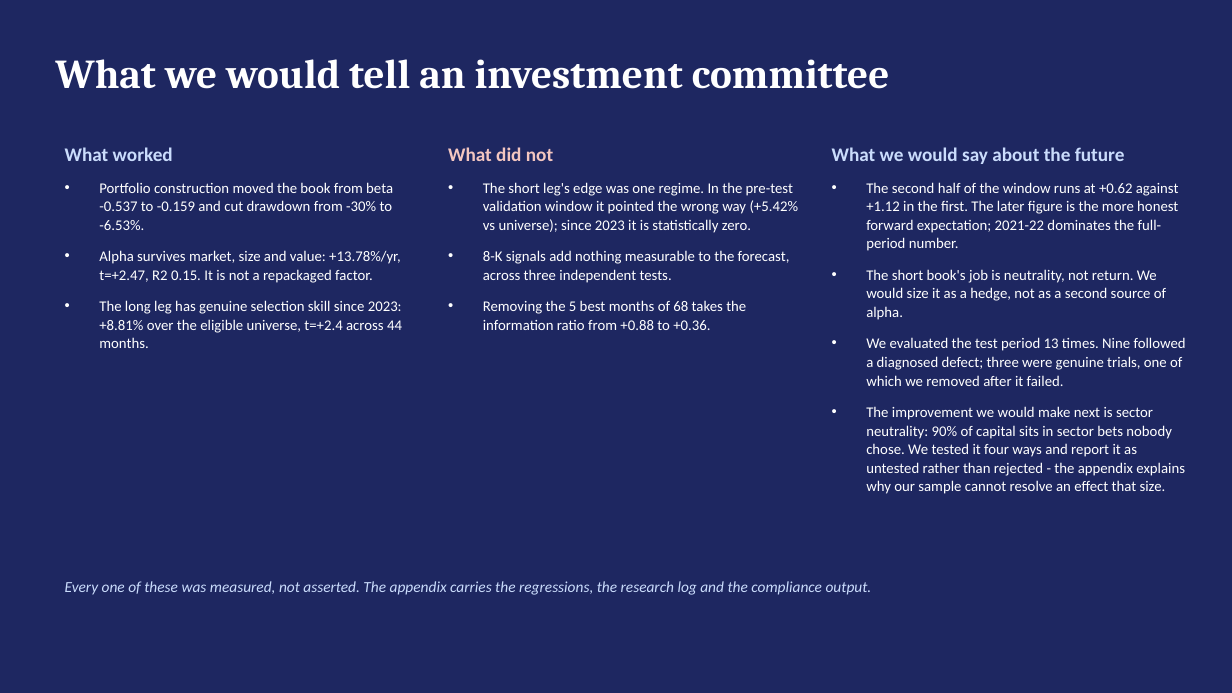
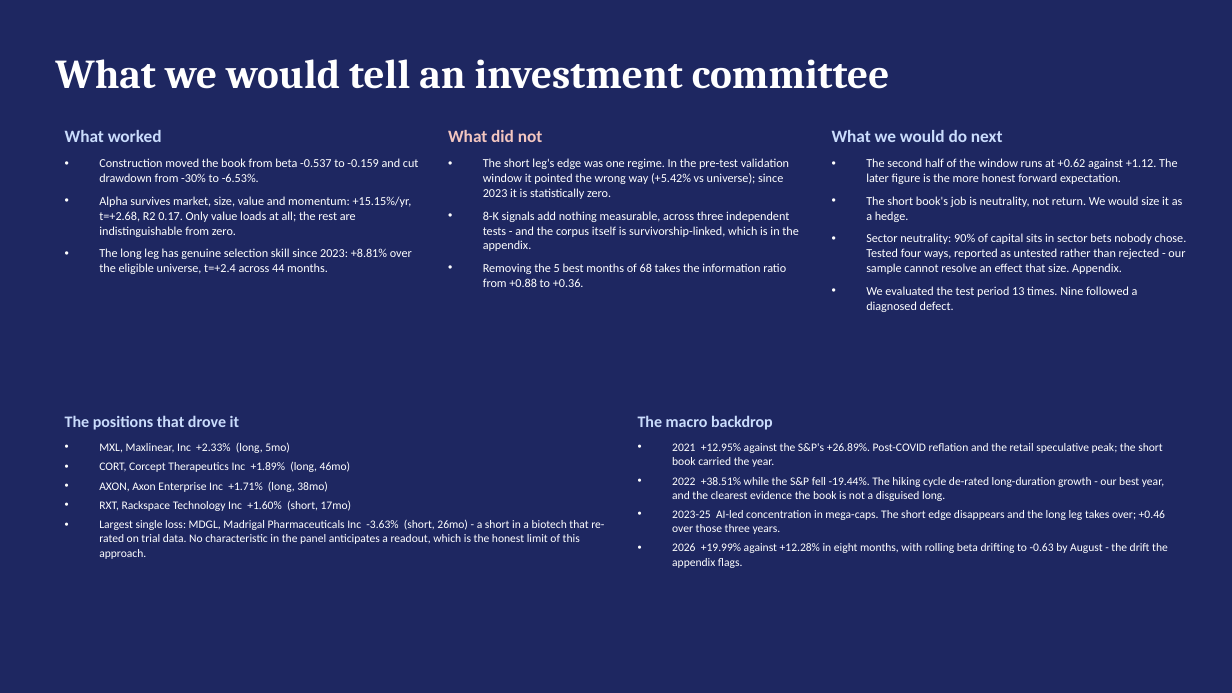
Before and after one commit to TonyTran03/hackathonfiam_zzz, a slide deck: slide 8 of 05_submission/FIAM_deck.pptx. Drawn at 1232x693 pixels with LibreOffice and Linux fonts; fonts in the diff are those of the drawing. Boxes give left, top, right and bottom in pixels: in the first picture for what was removed or moved away, otherwise in the second. Text is boxed around its words. In the diff, an @@ line names an element or a change of style, - is before the commit and + after.

```diff
--- a/05_submission/FIAM_deck.pptx
+++ b/05_submission/FIAM_deck.pptx
@@ text "What worked": place and size @@
-text "What worked" at bbox=[65, 147, 173, 161]
+text "What worked" at bbox=[65, 130, 162, 142]
@@ text "What worked" at bbox=[65, 130, 162, 142]: size 15 to 13.5 pt @@
@@ text "What did not": place and size @@
-text "What did not" at bbox=[448, 147, 553, 161]
+text "What did not" at bbox=[448, 130, 543, 142]
@@ text "What did not" at bbox=[448, 130, 543, 142]: size 15 to 13.5 pt @@
@@ text at bbox=[832, 130, 1003, 142]: text changed; size 15 to 13.5 pt @@
-What we would say about the future
+What we would do next
@@ text "Construction moved the book from ...": place and size @@
-text "Construction moved the book from ..." at bbox=[99, 182, 402, 348]
+text "Construction moved the book from ..." at bbox=[99, 158, 419, 274]
@@ text at bbox=[99, 158, 419, 237]: text changed; size 11.5 to 9.5 pt @@
-• Portfolio construction moved the book from beta -0.537 to -0.159 and cut drawdown from -30% to -6.53%.
-• Alpha survives market, size and value: +13.78%/yr, t=+2.47, R2 0.15. It is not a repackaged factor.
+• Construction moved the book from beta -0.537 to -0.159 and cut drawdown from -30% to -6.53%.
+• Alpha survives market, size, value and momentum: +15.15%/yr, t=+2.68, R2 0.17. Only value loads at all; the rest are indistinguishable from zero.
@@ text "The short leg's edge was ...": place and size @@
-text "The short leg's edge was ..." at bbox=[483, 182, 799, 330]
+text "The short leg's edge was ..." at bbox=[483, 158, 799, 287]
@@ text at bbox=[483, 158, 789, 287]: size 11.5 to 9.5 pt in "The short leg's edge was one regime. ...", "Removing the 5 best months of 68 ..."; line spacing 1.05 to 1.02; less space between paragraphs @@
@@ text at bbox=[866, 158, 1187, 312]: text changed; size 11.5 to 9.5 pt @@
-• The second half of the window runs at +0.62 against +1.12 in the first. The later figure is the more honest forward expectation; 2021-22 dominates the full-period number.
-• The short book's job is neutrality, not return. We would size it as a hedge, not as a second source of alpha.
-• We evaluated the test period 13 times. Nine followed a diagnosed defect; three were genuine trials, one of which we removed after it failed.
-• The improvement we would make next is sector neutrality: 90% of capital sits in sector bets nobody chose. We tested it four ways and report it as untested rather than rejected - the appendix explains why our sample cannot resolve an effect that size.
+• The second half of the window runs at +0.62 against +1.12. The later figure is the more honest forward expectation.
+• The short book's job is neutrality, not return. We would size it as a hedge.
+• Sector neutrality: 90% of capital sits in sector bets nobody chose. Tested four ways, reported as untested rather than rejected - our sample cannot resolve an effect that size. Appendix.
+• We evaluated the test period 13 times. Nine followed a diagnosed defect.
@@ text at bbox=[483, 211, 799, 251]: text changed; size 11.5 to 9.5 pt @@
-• 8-K signals add nothing measurable to the forecast, across three independent tests.
+• 8-K signals add nothing measurable, across three independent tests - and the corpus itself is survivorship-linked, which is in the appendix.
@@ text at bbox=[99, 248, 412, 274]: size 11.5 to 9.5 pt in "The long leg has genuine selection skill ..."; line spacing 1.05 to 1.02; less space between paragraphs @@
@@ text added at bbox=[65, 415, 239, 430], 12.5 pt, text #CADCFC, bold @@
+The positions that drove it
@@ text added at bbox=[638, 415, 773, 430], 12.5 pt, text #CADCFC, bold @@
+The macro backdrop
@@ text added at bbox=[99, 442, 604, 559], 9 pt, text #FFFFFF @@
+• MXL, Maxlinear, Inc +2.33% (long, 5mo)
+• CORT, Corcept Therapeutics Inc +1.89% (long, 46mo)
+• AXON, Axon Enterprise Inc +1.71% (long, 38mo)
+• RXT, Rackspace Technology Inc +1.60% (short, 17mo)
+• Largest single loss: MDGL, Madrigal Pharmaceuticals Inc -3.63% (short, 26mo) - a short in a biotech that re-rated on trial data. No characteristic in the panel anticipates a readout, which is the honest limit of this approach.
@@ text added at bbox=[672, 443, 1168, 568], 9 pt, text #FFFFFF @@
+• 2021 +12.95% against the S&P's +26.89%. Post-COVID reflation and the retail speculative peak; the short book carried the year.
+• 2022 +38.51% while the S&P fell -19.44%. The hiking cycle de-rated long-duration growth - our best year, and the clearest evidence the book is not a disguised long.
+• 2023-25 AI-led concentration in mega-caps. The short edge disappears and the long leg takes over; +0.46 over those three years.
+• 2026 +19.99% against +12.28% in eight months, with rolling beta drifting to -0.63 by August - the drift the appendix flags.
@@ text removed at bbox=[65, 581, 872, 595] @@
-Every one of these was measured, not asserted. The appendix carries the regressions, the research log and the compliance output.
```
Also in this commit, not shown: 3 other slides changed, 2 other files.
